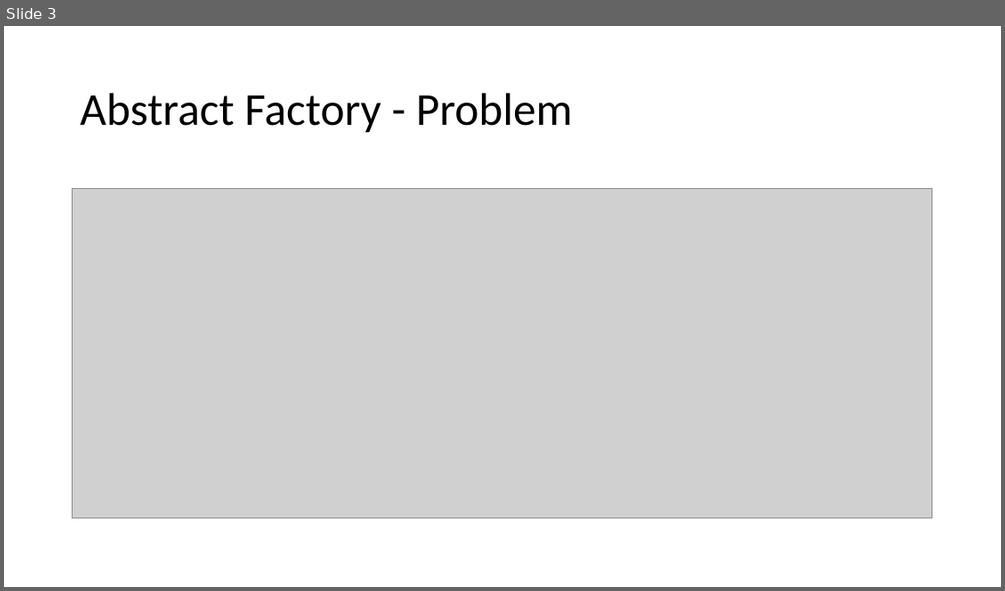
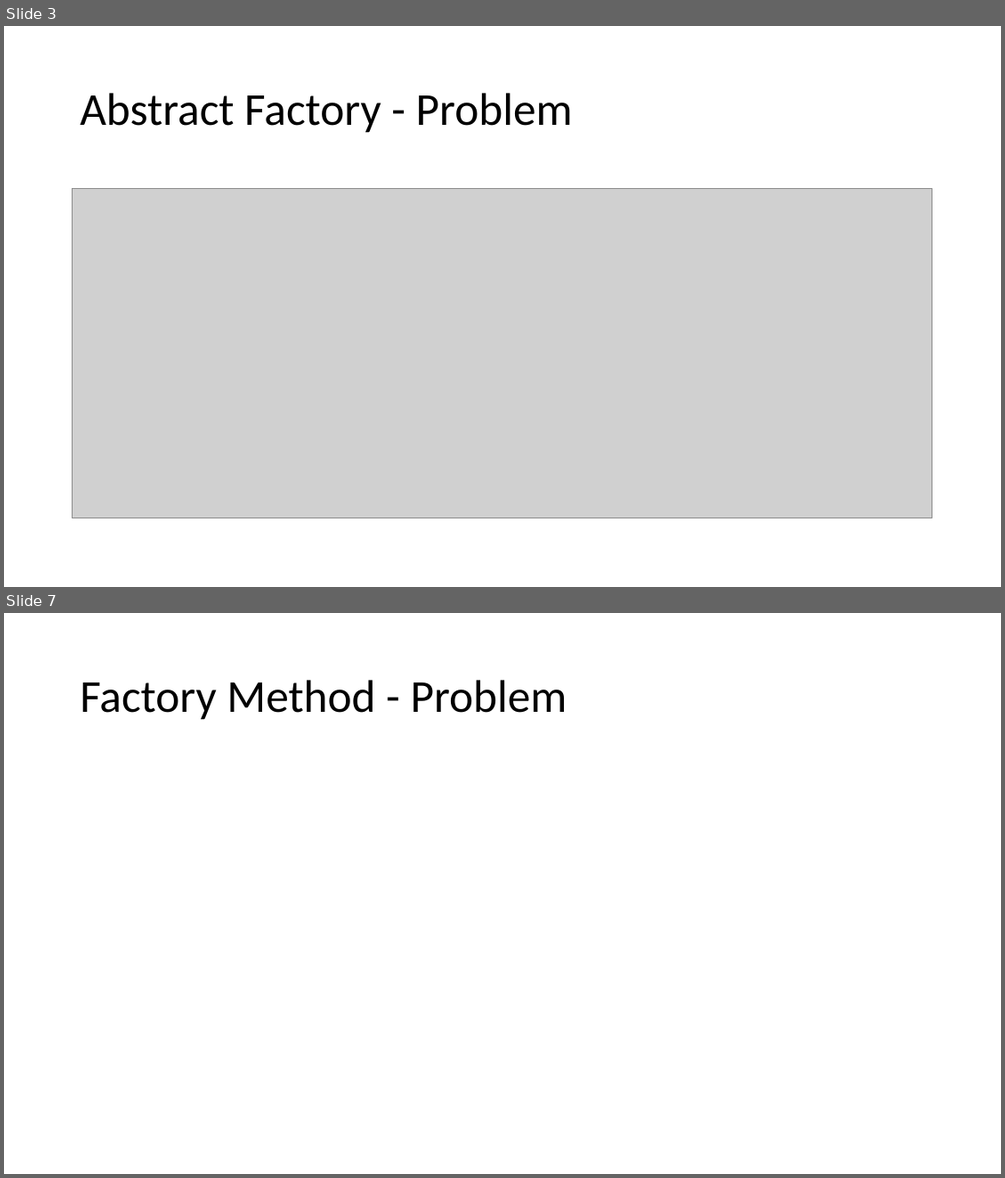
Before and after one commit to lzbair/OO-Paradigm, a slide deck: design-patterns/introduction.pptx. Shown one above the other, each under a label of ours: slide 3 before the commit, slides 3 and 7 after it; the slides between them are not shown. The pictures are 1005x591 and 1005x1178 pixels, drawn with LibreOffice and Linux fonts; fonts in the diff are those of the drawing; grey boxes stand for pictures. Boxes give left, top, right and bottom in pixels: in the first picture for what was removed or moved away, otherwise in the second. Text is boxed around its words. In the diff, an @@ line names an element or a change of style, - is before the commit and + after.

Commit message:
Factory Method

```diff
--- a/design-patterns/introduction.pptx
+++ b/design-patterns/introduction.pptx
@@ slide 7 added at (4, 613, 1001, 1174), background #FFFFFF @@
@@ text added at (80, 680, 567, 720), 44 pt, text #000000 @@
+Factory Method - Problem
```
Also in this commit, not shown: 6 other slides added, 20 other files.
